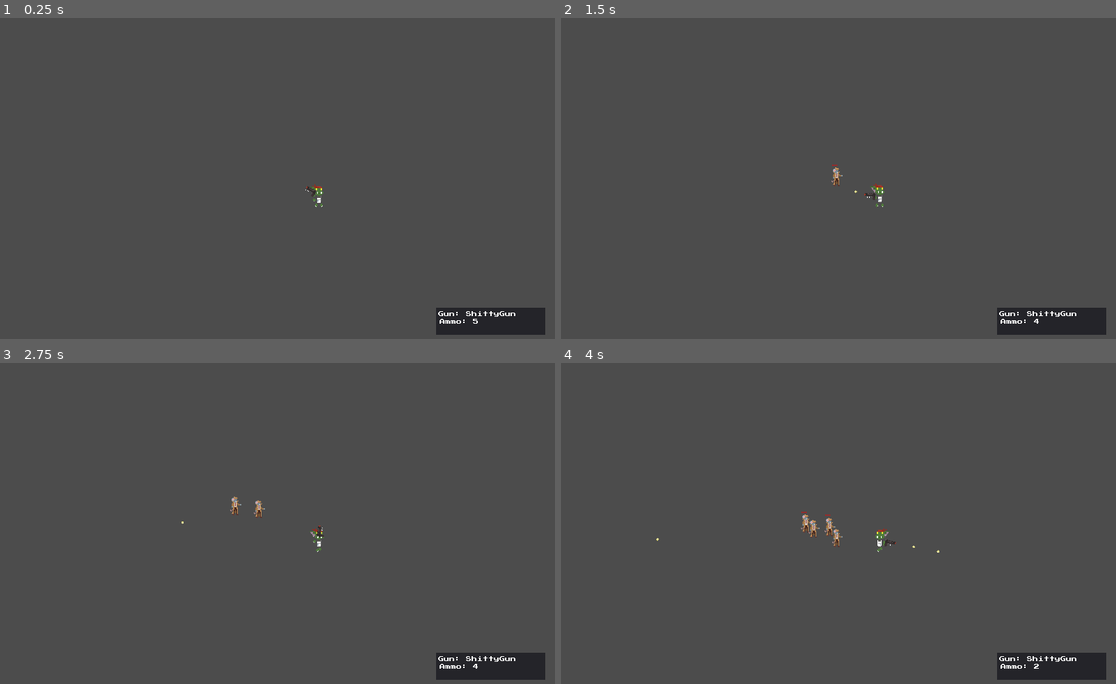
Above: before the commit, frames 1-4 (two rows, left to right).
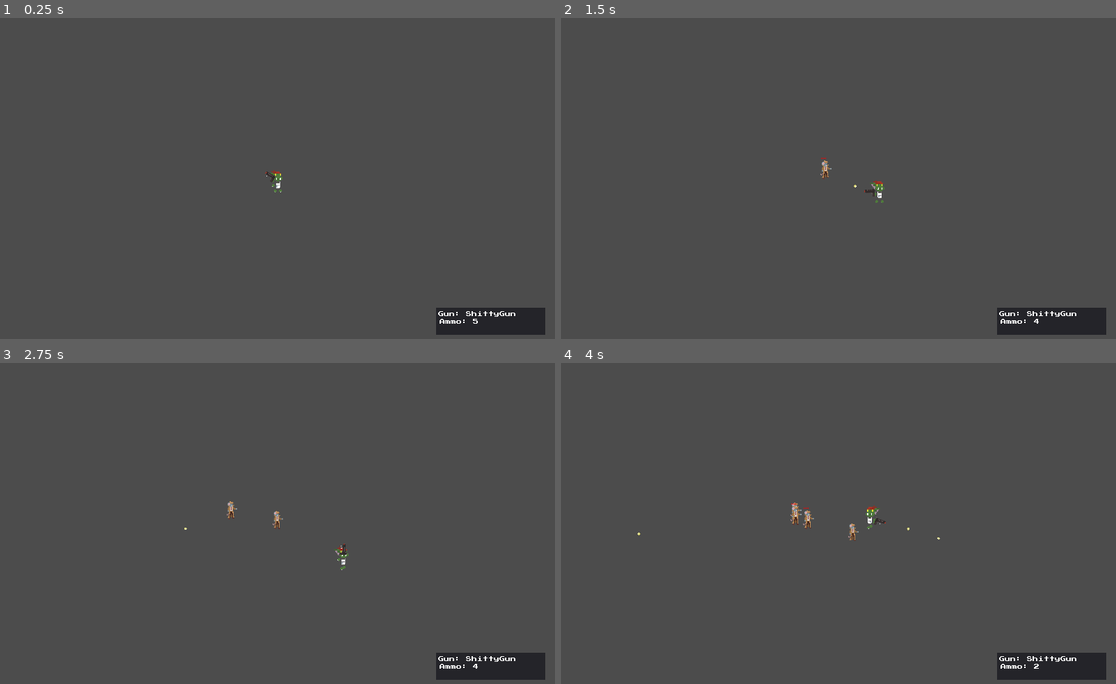
Above: after the commit, the same moments.

Repository: Hemogloben/shooty
Game: Godot game, scene res://Game.tscn
Two runs of this game, one before a commit and one after it. Both use one fixed random seed, a clock stepped at 60 frames per second and the inputs below.
Inputs (mouse positions are in pixels of both pictures, inside the frame that each line leads up to):
- Up to frame 1 (0.25 s): no input
- Up to frame 2 (1.5 s): tap Enter at 0.5 s; move the mouse to (960, 162) at 0.52 s; hold D (move_right) 0.53-1.28 s; tap Tab (ui_focus_next) at 0.6 s; move the mouse to (727, 194) at 1.27 s; hold S (move_down) from 1.28 s (still down); click (727, 194) at 1.35 s
- Up to frame 3 (2.75 s): tap Tab (ui_focus_next) at 1.55, 2.1 s; move the mouse to (333, 452) at 2.02 s; release S (move_down) at 2.03 s; hold D (move_right) from 2.03 s (still down)
- Up to frame 4 (4 s): move the mouse to (810, 587) at 2.77 s; release D (move_right) at 2.78 s; hold W (move_up) 2.78-3.53 s; tap Tab (ui_focus_next) at 2.85, 3.8 s; move the mouse to (1005, 571) at 3.52 s; press the mouse at (1005, 571) at 3.53 s; hold A (move_left) from 3.53 s (still down)

The runs differ from the first frame. In frame 1, 0.2% of the frame differs, in the area x 47-59%, y 47-59%; in frame 2, 0.3%; in frame 3, 0.4%; in frame 4, 0.6%, in the area x 13-69%, y 43-60%.

Commit message:
Make Enemies Move towards player w/lag

Diff:
--- a/Enemy.gd
+++ b/Enemy.gd
@@ -6,6 +6,11 @@
 onready var health_bar = $health_bar
 var health = 4
 onready var isSceneTest = (get_parent() == get_tree().root)
+var autonomous = !isSceneTest
+var heading_alpha = 0.7
+var heading_dir = Vector2(0, 0)
+
+onready var player = null
 
 func getHealthPips():
 	var pips = ""
@@ -18,6 +23,8 @@
 
 # Called when the node enters the scene tree for the first time.
 func _ready():
+	if !isSceneTest:
+		player = get_node("/root/Node2D/Player")
 	pass # Replace with function body.
 
 # Called every frame. 'delta' is the elapsed time since the previous frame.
@@ -38,6 +45,17 @@
 			velocity.x -= 1
 		if Input.is_action_pressed("move_right"):
 			velocity.x += 1
+		if Input.is_action_just_pressed("ui_focus_next"):
+			autonomous = !autonomous
+	if autonomous:
+		var new_heading = Vector2()
+		if isSceneTest:
+			new_heading = get_global_mouse_position() - position
+		else:
+			new_heading = player.position - position
+		var alpha = heading_alpha * delta
+		heading_dir = (1.0 - alpha) * heading_dir + alpha * (new_heading)
+		velocity = heading_dir
 	processMotion(velocity, delta)
 
 func processMotion(velocity, delta):
--- a/Game.tscn
+++ b/Game.tscn
@@ -10,11 +10,13 @@
 [node name="Player" parent="." instance=ExtResource( 1 )]
 
 [node name="Camera2D" type="Camera2D" parent="Player"]
-position = Vector2( -811.667, -406.667 )
+position = Vector2( 2, 0 )
 scale = Vector2( 1.66667, 1.66667 )
-offset = Vector2( 512, 300 )
 current = true
 zoom = Vector2( 4, 4 )
+drag_margin_h_enabled = true
+drag_margin_v_enabled = true
+smoothing_enabled = true
 
 [node name="HUD" type="CanvasLayer" parent="Player/Camera2D"]
 
--- a/Player.tscn
+++ b/Player.tscn
@@ -49,6 +49,7 @@
 [node name="Player" type="Area2D"]
 position = Vector2( 487, 244 )
 script = ExtResource( 2 )
+speed = 400
 
 [node name="CollisionShape2D" type="CollisionShape2D" parent="."]
 position = Vector2( 0, 21 )
